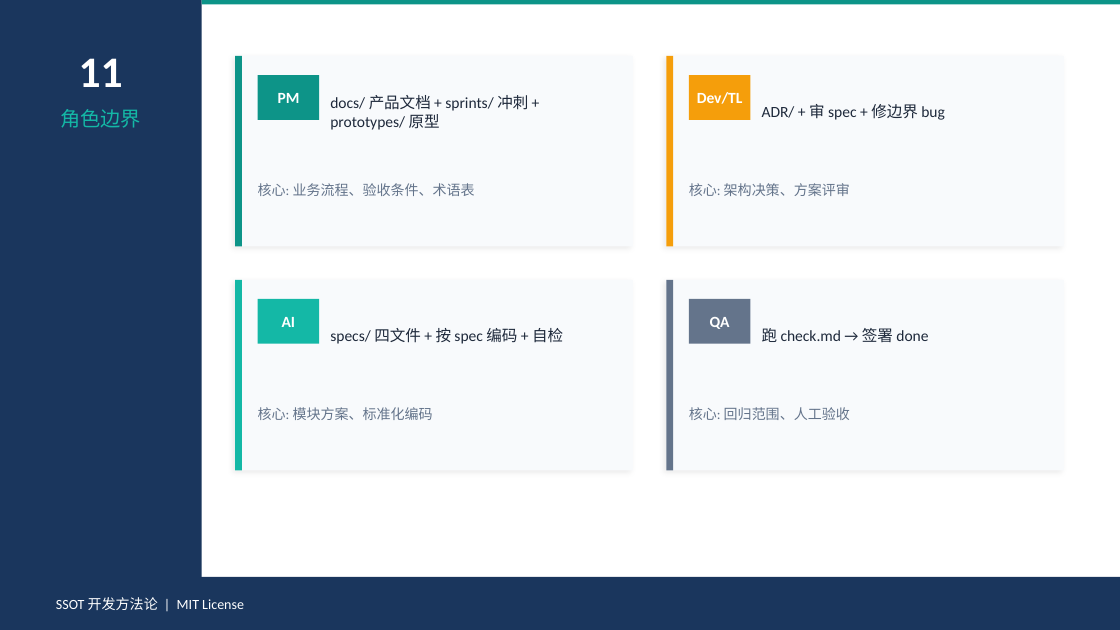
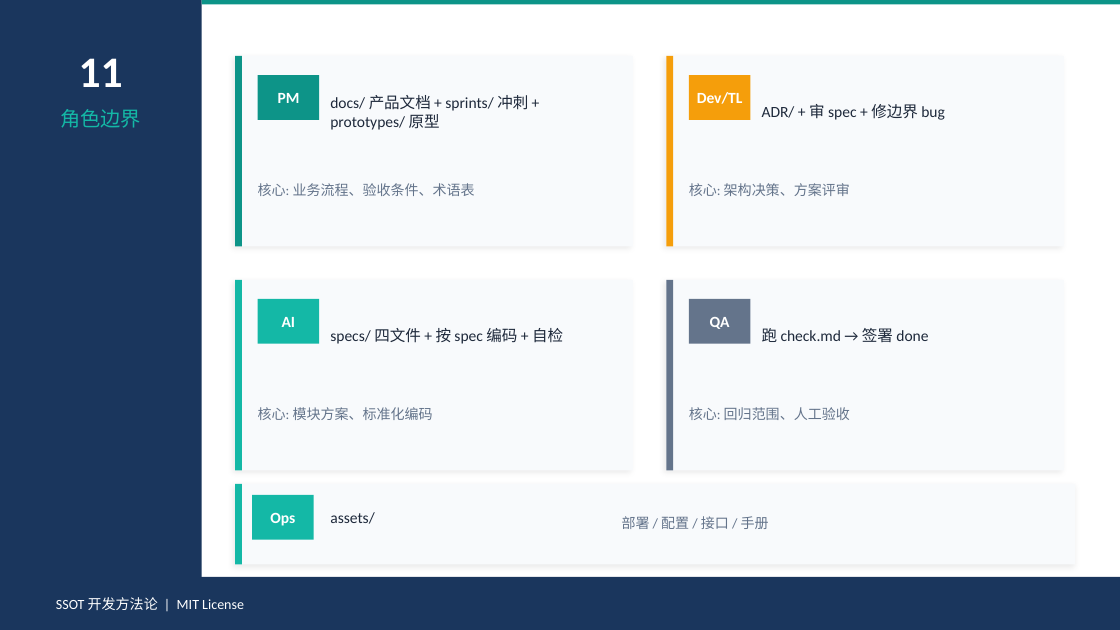
Before and after one commit to Toketec/SpecRocket, a slide deck: slide 13 of SSOT-开发方法论-培训.pptx. Drawn at 1120x630 pixels with LibreOffice and Linux fonts; fonts in the diff are those of the drawing. Boxes give left, top, right and bottom in pixels: in the first picture for what was removed or moved away, otherwise in the second. Text is boxed around its words. In the diff, an @@ line names an element or a change of style, - is before the commit and + after.

```diff
--- a/SSOT-开发方法论-培训.pptx
+++ b/SSOT-开发方法论-培训.pptx
@@ rectangle added at <box>235,484,1075,564</box>, fill #F8FAFC @@
@@ rectangle added at <box>235,484,242,564</box>, fill #14B8A6 @@
@@ rectangle added at <box>252,495,314,540</box>, fill #14B8A6 @@
@@ text added at <box>270,512,295,526</box>, 10 pt, text #FFFFFF, bold @@
+Ops
@@ text added at <box>330,512,374,524</box>, 10 pt, text #1E293B @@
+assets/
@@ text added at <box>622,516,769,529</box>, 9 pt, text #64748B @@
+部署 / 配置 / 接口 / 手册
```
Also in this commit, not shown: 1 other slide changed, 13 other files.
